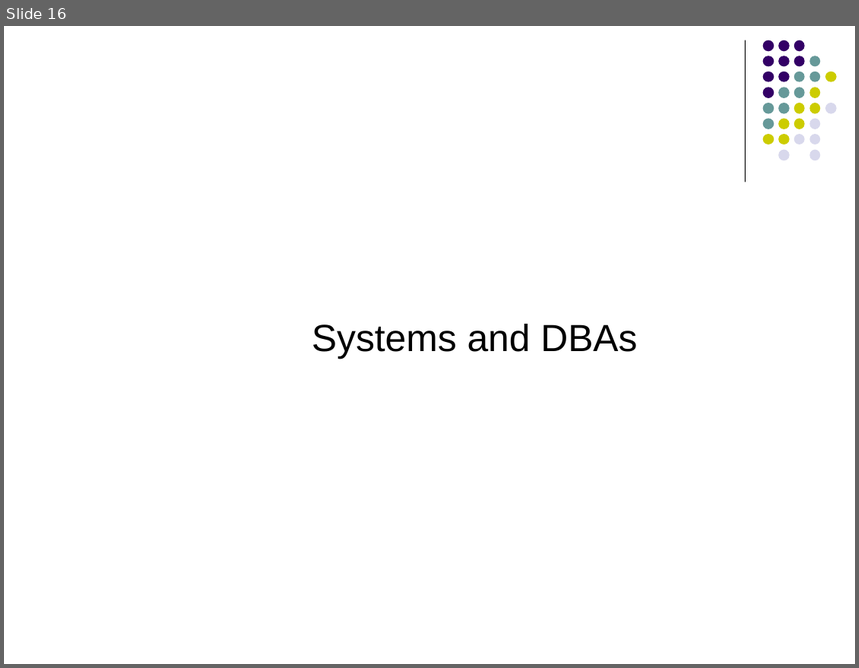
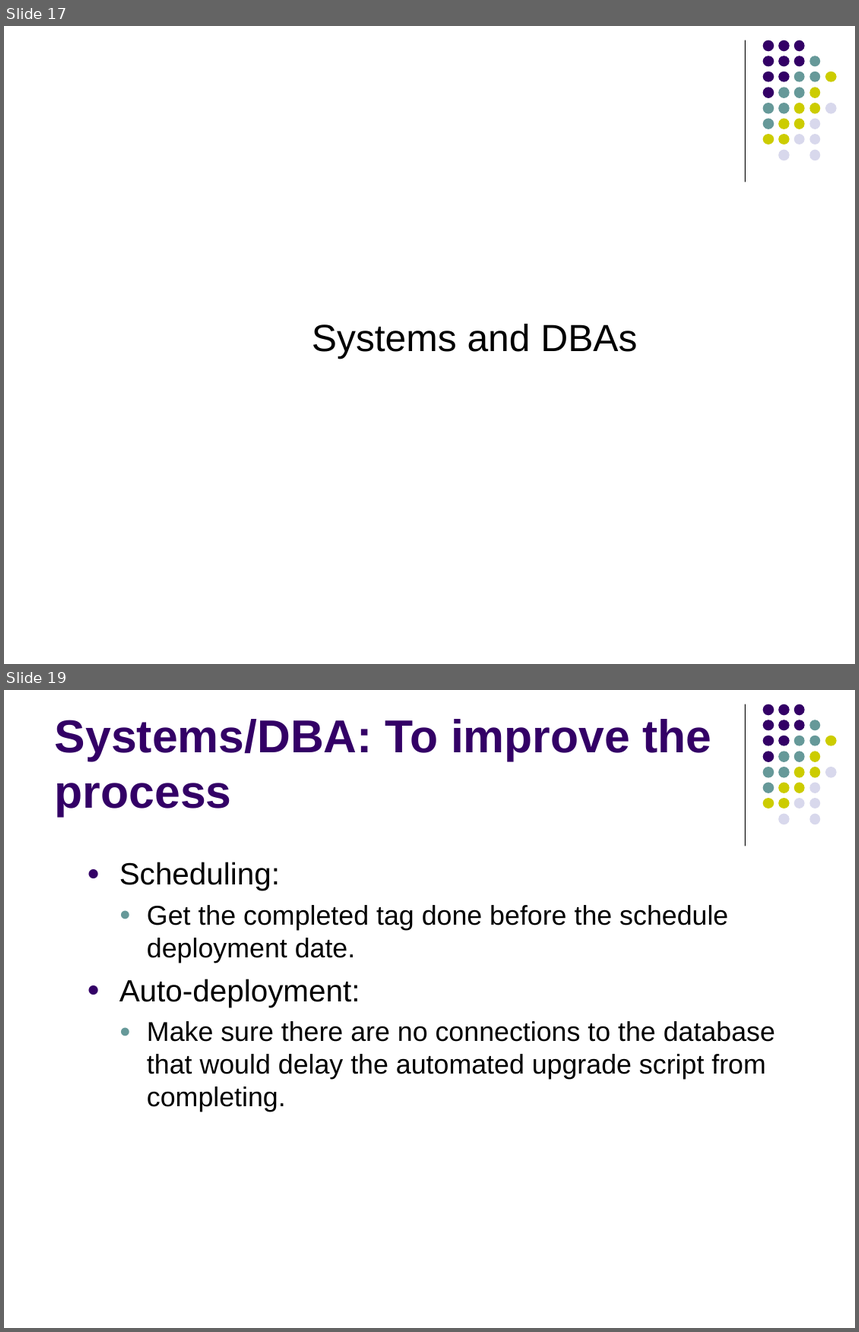
Before and after one commit to NCIP/caarray-docs, a slide deck: project_management/reports/2.3.0_project_portmortem.ppt. Shown one above the other, each under a label of ours: slide 16 before the commit, slides 17 and 19 after it; the slides between them are not shown. The pictures are 859x668 and 859x1332 pixels, drawn with LibreOffice and Linux fonts; fonts in the diff are those of the drawing. Boxes give left, top, right and bottom in pixels: in the first picture for what was removed or moved away, otherwise in the second. Text is boxed around its words. In the diff, an @@ line names an element or a change of style, - is before the commit and + after.

Commit message:
updated w/ documentation and systems input.

```diff
--- a/project_management/reports/2.3.0_project_portmortem.ppt
+++ b/project_management/reports/2.3.0_project_portmortem.ppt
@@ slide 19 added at (x1=4, y1=690, x2=855, y2=1328), background #FFFFFF; not listed: 32 template elements that a slide beside it also shows @@
@@ title added at (x1=55, y1=719, x2=712, y2=817), 39 pt, text #330066, bold @@
+Systems/DBA: To improve the process
@@ text added at (x1=120, y1=862, x2=775, y2=1112), 23 pt, text #000000 @@
+  ● Scheduling:
+    ● Get the completed tag done before the schedule deployment date.
+  ● Auto-deployment:
+    ● Make sure there are no connections to the database that would delay the automated upgrade script from completing.
@@ what was slide 16 is now slide 17 @@
```
Also in this commit, not shown: 5 slides changed, 3 other slides added.
